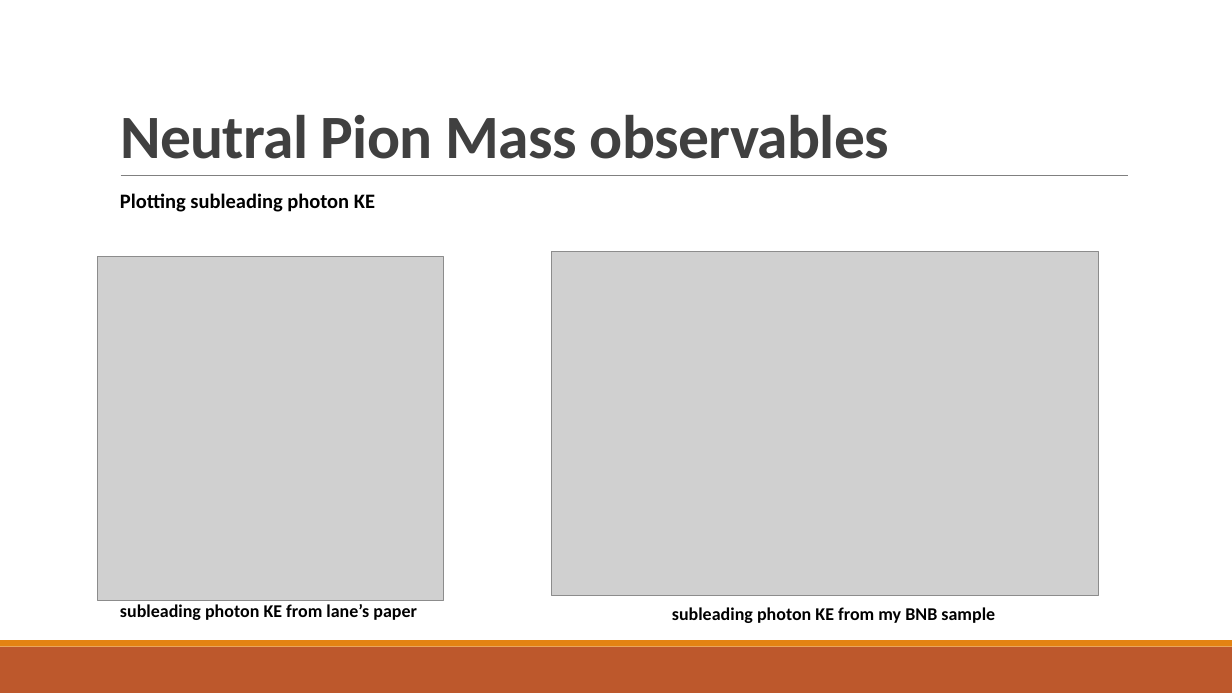
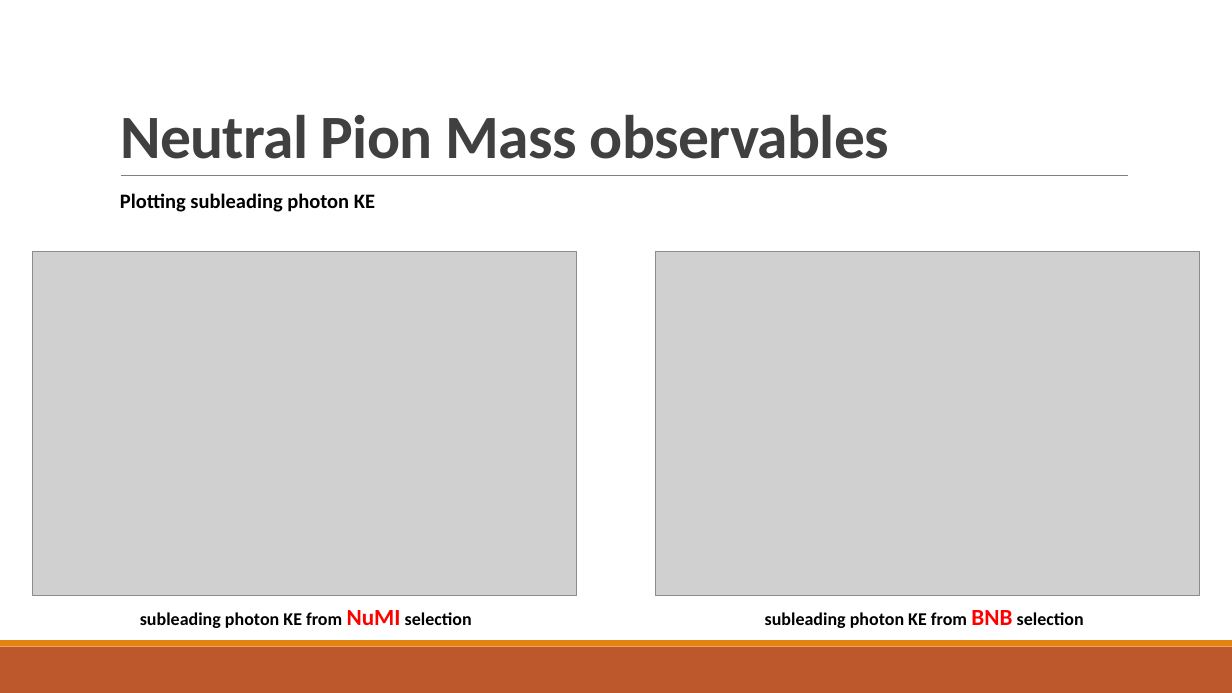
Before and after one commit to jordongalaxy-max/FYP_PYTHON_REAL, a slide deck: slide 27 of Update_Slides/FYP_Weekly_Update_Slides_12March.pptx. Drawn at 1232x693 pixels with LibreOffice and Linux fonts; fonts in the diff are those of the drawing; grey boxes stand for pictures. Boxes give left, top, right and bottom in pixels: in the first picture for what was removed or moved away, otherwise in the second. Text is boxed around its words. In the diff, an @@ line names an element or a change of style, - is before the commit and + after.

```diff
--- a/Update_Slides/FYP_Weekly_Update_Slides_12March.pptx
+++ b/Update_Slides/FYP_Weekly_Update_Slides_12March.pptx
@@ picture: place and size @@
-picture at box(97, 256, 443, 600)
+picture at box(33, 251, 577, 595)
@@ picture: place and size @@
-picture at box(552, 251, 1099, 595)
+picture at box(656, 251, 1200, 595)
@@ text at box(140, 610, 472, 628): text changed @@
-subleading photon KE from lane’s paper
+subleading photon KE from NuMI selection
@@ text at box(765, 610, 1084, 628): text changed @@
-subleading photon KE from my BNB sample
+subleading photon KE from BNB selection
```
Also in this commit, not shown: 24 other slides changed, 9 other files.
